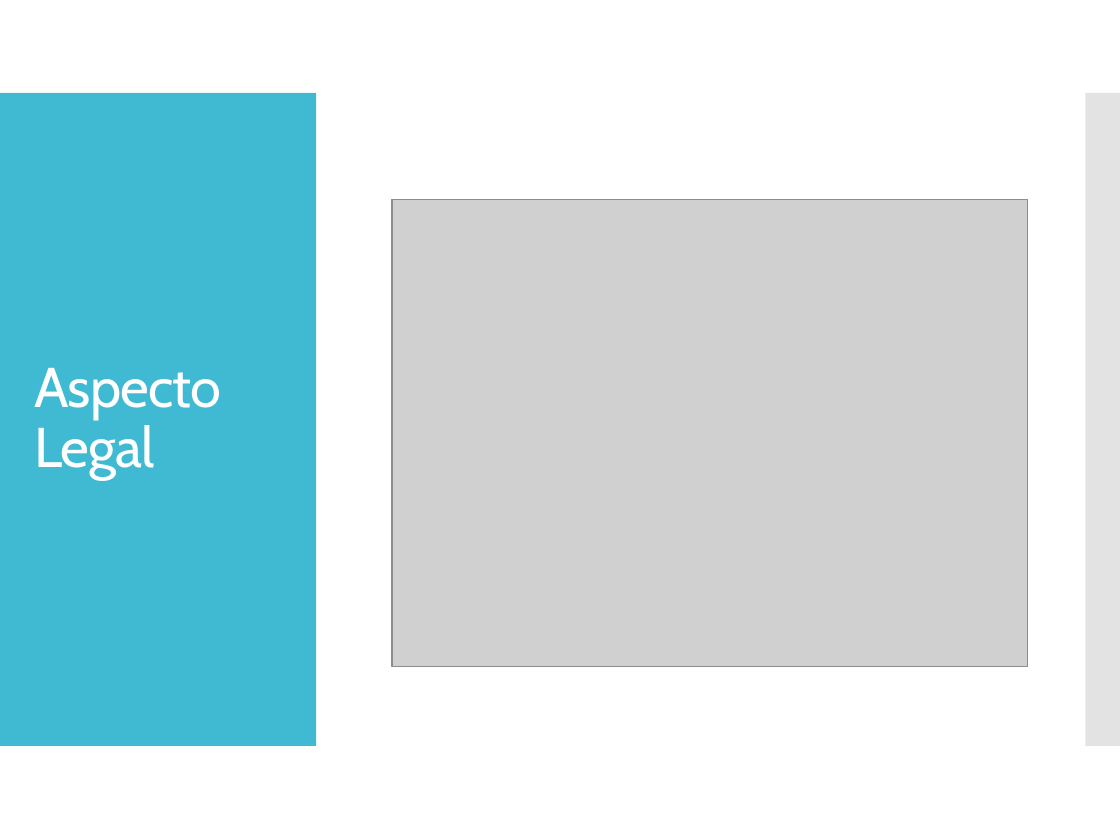
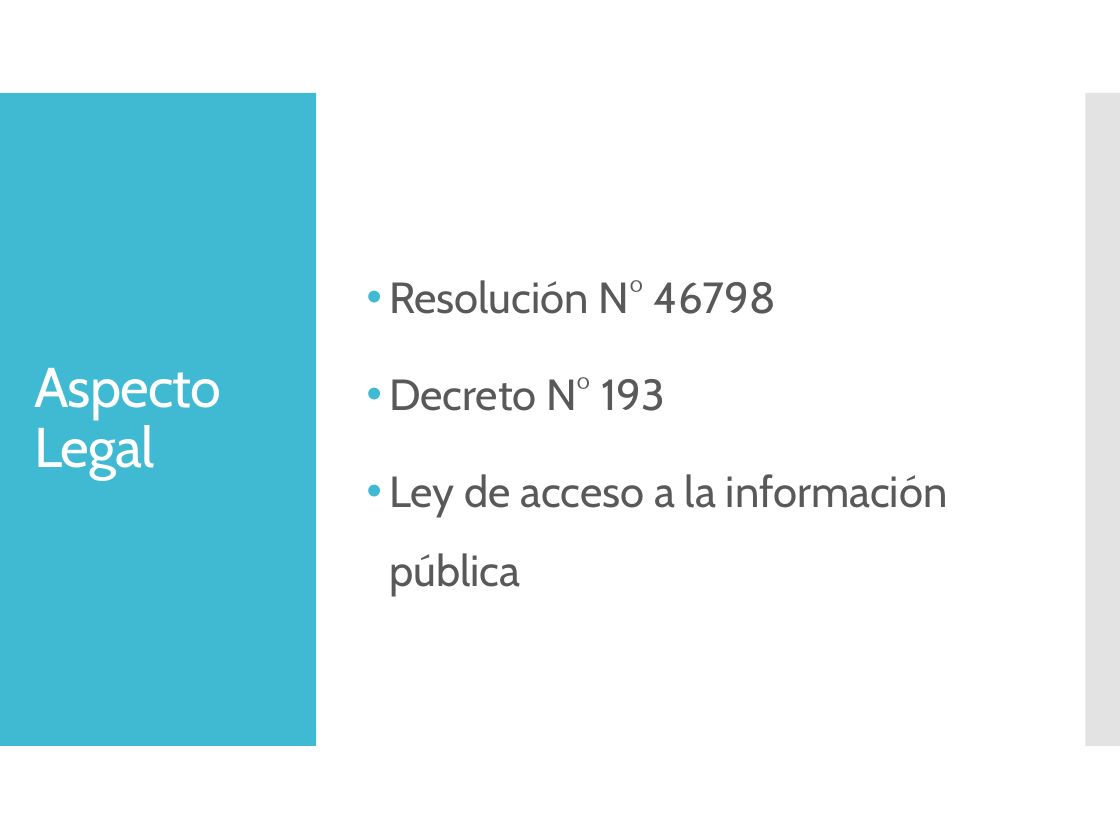
Before and after one commit to dschenkelman/taller-proyectos, a slide deck: slide 14 of Assets/Presentación negocio.pptx (slide 10 before the commit). Drawn at 1120x840 pixels with LibreOffice and Linux fonts; fonts in the diff are those of the drawing; grey boxes stand for pictures. Boxes give left, top, right and bottom in pixels: in the first picture for what was removed or moved away, otherwise in the second. Text is boxed around its words. In the diff, an @@ line names an element or a change of style, - is before the commit and + after.

```diff
--- a/Assets/Presentación negocio.pptx
+++ b/Assets/Presentación negocio.pptx
@@ picture removed at (x1=392, y1=199, x2=1027, y2=666) @@
@@ text added at (x1=389, y1=280, x2=948, y2=596), 28 pt, text #595959 @@
+• Resolución N° 46798
+• Decreto N° 193
+• Ley de acceso a la información pública
```
Also in this commit, not shown: 10 other slides changed, 5 slides added, 2 slides removed.
